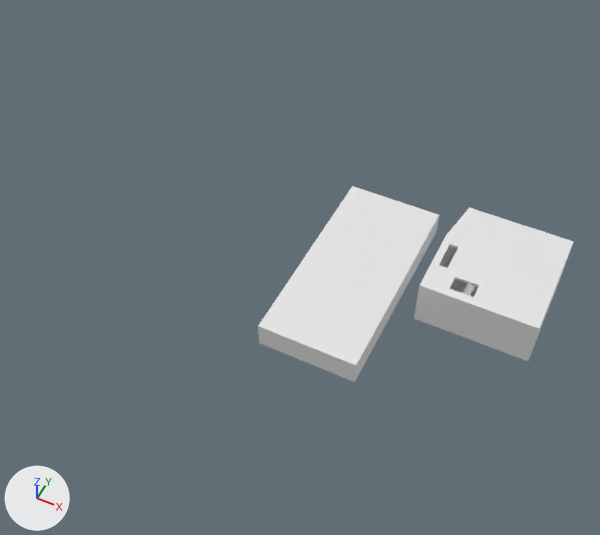
What one commit did to the Blender file case/case.blend.
Before and after are seen from a 50 mm lens placed at (-5.399, 2.692, 1.911), pointed at (-5.479, 2.851, 1.712). The lights are fixed; the arrows at lower left show +X, +Y and +Z.

The scene before the commit, as lines of its bpy script (objects in view):
```python
me_plane_007 = bpy.data.meshes.new('Plane.007')
me_plane_007.from_pydata(...)  # 84 vertices, 71 faces; spans x -5.4867..-5.4477, y 2.96..3.001, z 1.584..1.6
me_plane_008 = bpy.data.meshes.new('Plane.008')
me_plane_008.from_pydata(...)  # 24 vertices, 14 faces; spans x -0.896..-0.862, y 2.928..3.001, z 1.584..1.592
me_plane_009 = bpy.data.meshes.new('Plane.009')
me_plane_009.from_pydata(...)  # 37 vertices, 34 faces; spans x -0.896..-0.862, y 2.928..3.001, z 1.583..1.585
ob_bottom_plate_pi = bpy.data.objects.new('bottom plate pi', me_plane_009)
ob_bottom_plate_pi.location = (-4.5878, -0.097, 0.11)
ob_lid_pi = bpy.data.objects.new('lid pi', me_plane_008)
ob_lid_pi.location = (-4.5878, -0.097, 0.11)
ob_lid_teensy = bpy.data.objects.new('lid teensy', me_plane_007)
ob_lid_teensy.location = (0.0441, -0.097, 0.11)
```
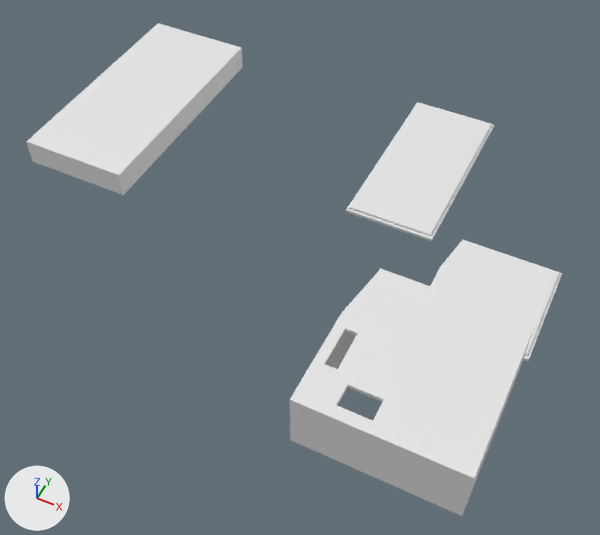
What differs and where, as boxes [x1, y1, x2, y2] in the pictures (600 x 535 px):
'lid teensy', moved: before [414, 207, 574, 359]; after [290, 268, 535, 516]
'lid pi', moved: before [258, 186, 439, 380]; after [26, 23, 243, 195]
'bottom plate pi', moved: before [259, 233, 436, 382]; after [346, 102, 494, 241]
'bottom plate teensy', unchanged, uncovered by the edit: before [414, 250, 560, 361]; after [430, 239, 562, 361]

What changed in the scene script:
```text
Change ob_bottom_plate_pi:
    ob_bottom_plate_pi.location: (-4.5878, -0.097, 0.11) -> (-4.5878, -0.0289, 0.11)
Change ob_lid_pi:
    ob_lid_pi.location: (-4.5878, -0.097, 0.11) -> (-4.6659, -0.097, 0.1562)
Change ob_lid_teensy:
    ob_lid_teensy.location: (0.0441, -0.097, 0.11) -> (0.0441, -0.1865, 0.1681)
```
